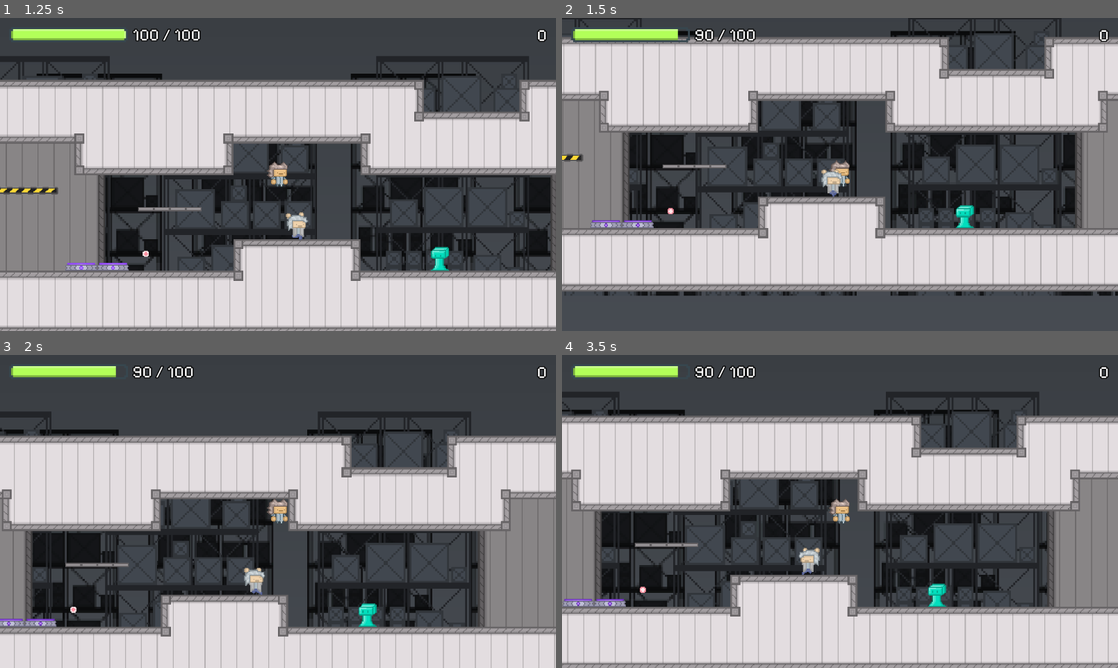
Above: before the commit, frames 1-4 (two rows, left to right).
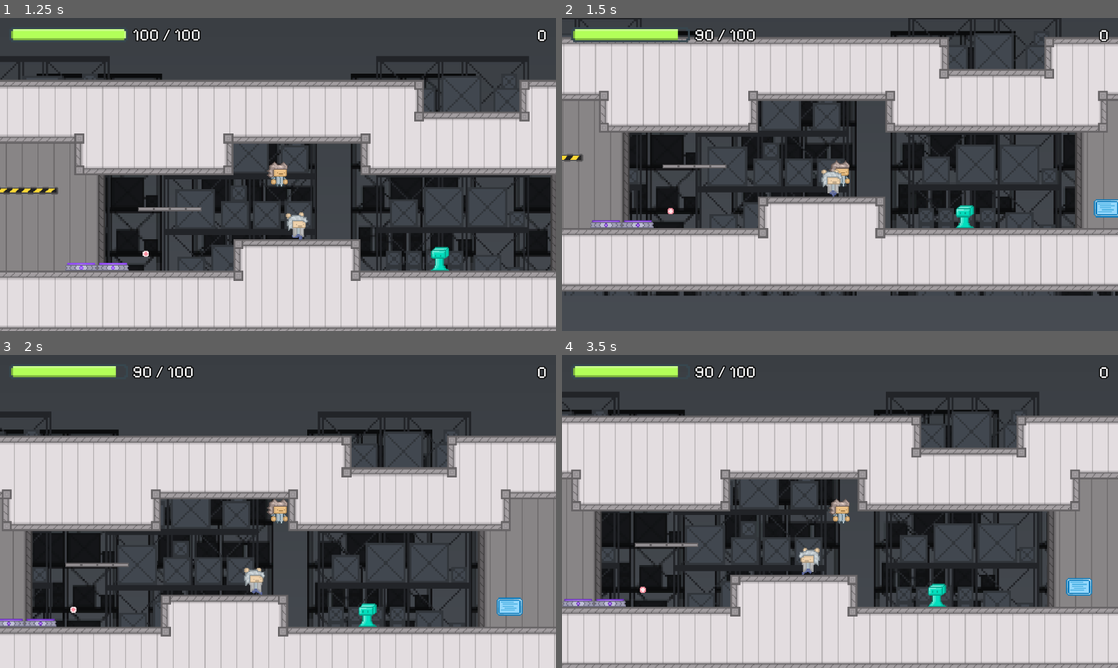
Above: after the commit, the same moments.

Repository: Brian-Magnuson/lab_escape_gd
Game: Godot game, scene res://scenes/level_0.tscn
Same seed, same stepped clock (60 frames per second), same inputs: the game is played once before the commit and once after it.
Inputs (mouse positions are in pixels of both pictures, inside the frame that each line leads up to):
- Up to frame 1 (1.25 s): move the mouse to (400, 158) at 0.52 s; hold D (move_right) from 0.53 s (still down); tap E (interact) at 0.6 s; tap Space (jump) at 0.77 s
- Up to frame 2 (1.5 s): keep holding D (move_right); move the mouse to (728, 190) at 1.27 s; click (728, 190) at 1.35 s
- Up to frame 3 (2 s): keep holding D (move_right); tap Space (jump) at 1.52 s; tap E (interact) at 1.55 s
- Up to frame 4 (3.5 s): move the mouse to (895, 442) at 2.02 s; release D (move_right) at 2.03 s; hold A (move_left) 2.03-2.78 s; tap E (interact) at 2.1, 2.85 s; move the mouse to (812, 574) at 2.77 s; hold D (move_right) from 2.78 s (still down); tap Space (jump) at 3.02 s

Frame 1 is identical in both runs. In frame 2, 0.3% of the frame differs, in the area x 95-100%, y 57-64%; in frame 3, 0.3%, in the area x 89-94%, y 77-84%; in frame 4, 0.3%.

Commit message:
Add sign scene

Diff:
--- a/scenes/level_0.tscn
+++ b/scenes/level_0.tscn
@@ -21,6 +21,7 @@
 [ext_resource type="PackedScene" uid="uid://c20mq3kn18dwh" path="res://scenes/bullet.tscn" id="15_qj06y"]
 [ext_resource type="PackedScene" uid="uid://cv5a0kc0mry3d" path="res://scenes/teleporter_pair.tscn" id="20_36cfx"]
 [ext_resource type="FontFile" uid="uid://ovusp05cp1yp" path="res://assets/fonts/PixelifySans-VariableFont_wght.ttf" id="21_eh5lm"]
+[ext_resource type="PackedScene" uid="uid://c77s6gstc62gs" path="res://scenes/sign.tscn" id="22_4pfwt"]
 
 [sub_resource type="Gradient" id="Gradient_44yx7"]
 colors = PackedColorArray(0.223529, 0.239216, 0.258824, 1, 0.309804, 0.329412, 0.356863, 1)
@@ -701,6 +702,9 @@
 [node name="TeleporterPair" parent="." instance=ExtResource("20_36cfx")]
 position = Vector2(151, 490)
 
+[node name="Sign" parent="." instance=ExtResource("22_4pfwt")]
+position = Vector2(639, 492)
+
 [node name="UserInterface" type="CanvasLayer" parent="."]
 script = ExtResource("8_vc1y7")
 
@@ -760,7 +764,7 @@
 
 [node name="TextBox" type="ColorRect" parent="UserInterface"]
 visible = false
-anchors_preset = -1
+anchors_preset = 7
 anchor_left = 0.5
 anchor_top = 1.0
 anchor_right = 0.5
--- /dev/null
+++ b/scenes/sign.tscn
@@ -0,0 +1,19 @@
+[gd_scene load_steps=4 format=3 uid="uid://c77s6gstc62gs"]
+
+[ext_resource type="Script" uid="uid://qcjcv5s5ewc2" path="res://scripts/sign.gd" id="1_kd50q"]
+[ext_resource type="Texture2D" uid="uid://n2mg4n5dwifb" path="res://assets/environment/Sign.png" id="1_shbub"]
+
+[sub_resource type="RectangleShape2D" id="RectangleShape2D_kd50q"]
+size = Vector2(26, 18)
+
+[node name="Sign" type="Area2D"]
+z_index = -3
+script = ExtResource("1_kd50q")
+
+[node name="Sprite2D" type="Sprite2D" parent="."]
+texture_filter = 1
+texture = ExtResource("1_shbub")
+
+[node name="CollisionShape2D" type="CollisionShape2D" parent="."]
+shape = SubResource("RectangleShape2D_kd50q")
+debug_color = Color(0, 0.647636, 0.205455, 0.42)
--- /dev/null
+++ b/scripts/sign.gd
@@ -0,0 +1,6 @@
+extends Area2D
+
+func _physics_process(_delta: float) -> void:
+	for body in get_overlapping_bodies():
+		if body.is_in_group("player") and Input.is_action_just_pressed("interact"):
+			print("Sign checked")
Not shown: 1 places in scenes/level_0.tscn that only renumber resources
Not shown: 1 places in scenes/teleporter.tscn that only renumber resources
Not shown, added: scripts/sign.gd.uid
